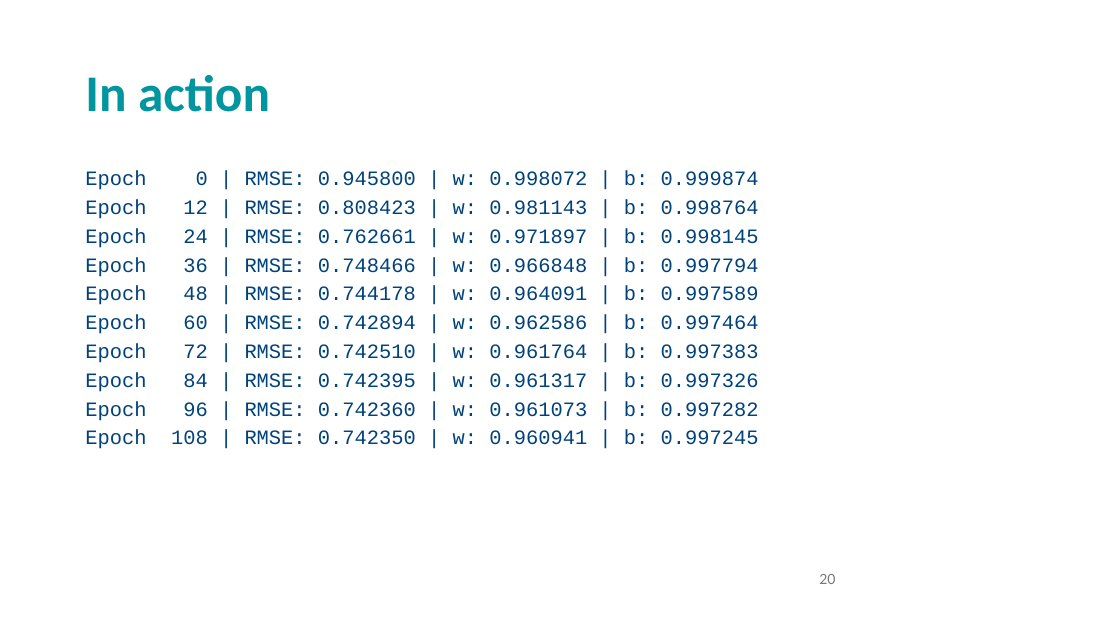
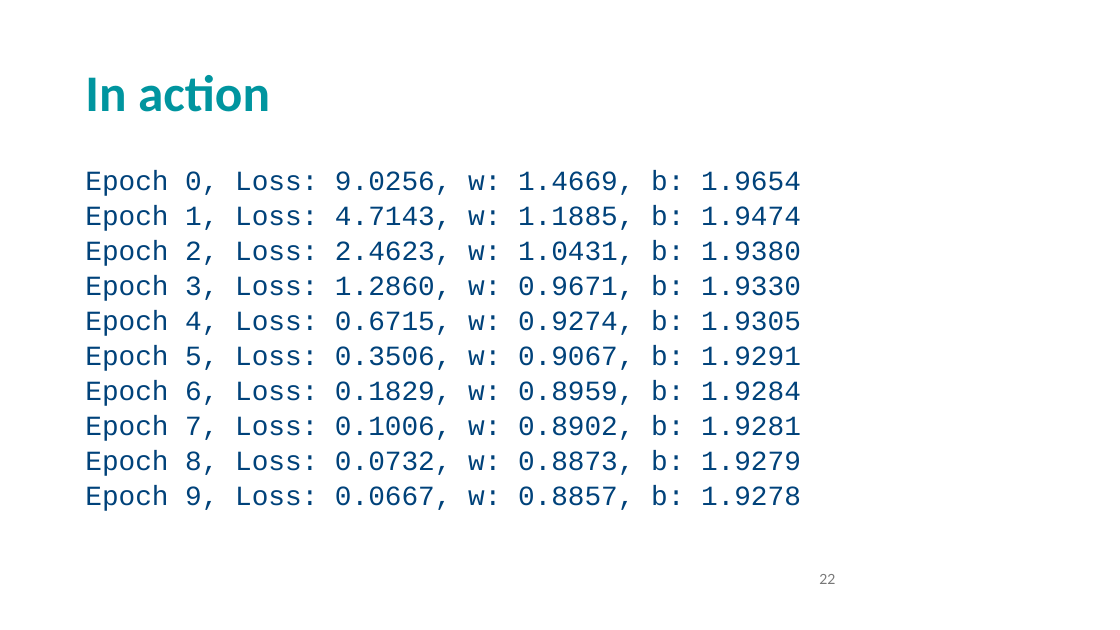
Before and after one commit to andrewcparnell/STAT41130, a slide deck: slide 22 of slides/day 1/D1C1_LR_NNs.pptx (slide 20 before the commit). Drawn at 1120x630 pixels with LibreOffice and Linux fonts; fonts in the diff are those of the drawing; background and template pictures are left out. Boxes give left, top, right and bottom in pixels: in the first picture for what was removed or moved away, otherwise in the second. Text is boxed around its words. In the diff, an @@ line names an element or a change of style, - is before the commit and + after.

```diff
--- a/slides/day 1/D1C1_LR_NNs.pptx
+++ b/slides/day 1/D1C1_LR_NNs.pptx
@@ text at (85,170,801,511): text changed; size 17.5 to 23.8 pt @@
-Epoch 0 | RMSE: 0.945800 | w: 0.998072 | b: 0.999874
-Epoch 12 | RMSE: 0.808423 | w: 0.981143 | b: 0.998764
-Epoch 24 | RMSE: 0.762661 | w: 0.971897 | b: 0.998145
-Epoch 36 | RMSE: 0.748466 | w: 0.966848 | b: 0.997794
-Epoch 48 | RMSE: 0.744178 | w: 0.964091 | b: 0.997589
-Epoch 60 | RMSE: 0.742894 | w: 0.962586 | b: 0.997464
-Epoch 72 | RMSE: 0.742510 | w: 0.961764 | b: 0.997383
-Epoch 84 | RMSE: 0.742395 | w: 0.961317 | b: 0.997326
-Epoch 96 | RMSE: 0.742360 | w: 0.961073 | b: 0.997282
-Epoch 108 | RMSE: 0.742350 | w: 0.960941 | b: 0.997245
+Epoch 0, Loss: 9.0256, w: 1.4669, b: 1.9654
+Epoch 1, Loss: 4.7143, w: 1.1885, b: 1.9474
+Epoch 2, Loss: 2.4623, w: 1.0431, b: 1.9380
+Epoch 3, Loss: 1.2860, w: 0.9671, b: 1.9330
+Epoch 4, Loss: 0.6715, w: 0.9274, b: 1.9305
+Epoch 5, Loss: 0.3506, w: 0.9067, b: 1.9291
+Epoch 6, Loss: 0.1829, w: 0.8959, b: 1.9284
+Epoch 7, Loss: 0.1006, w: 0.8902, b: 1.9281
+Epoch 8, Loss: 0.0732, w: 0.8873, b: 1.9279
+Epoch 9, Loss: 0.0667, w: 0.8857, b: 1.9278
@@ page number at (819,574,835,584): text changed @@
-20
+22
```
Also in this commit, not shown: 11 other slides changed, 4 slides added, 31 other files.
